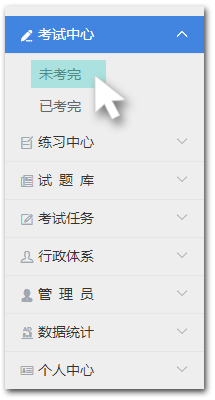
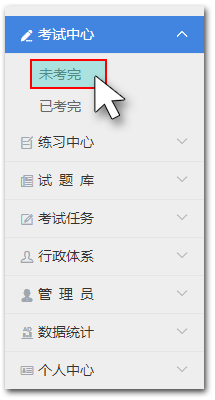
Before/after of a (215, 400) layered artwork. What changed in the layer stack:
added layer "图层 6" in group "菜单子项指示层" over [30, 59, 107, 89]
